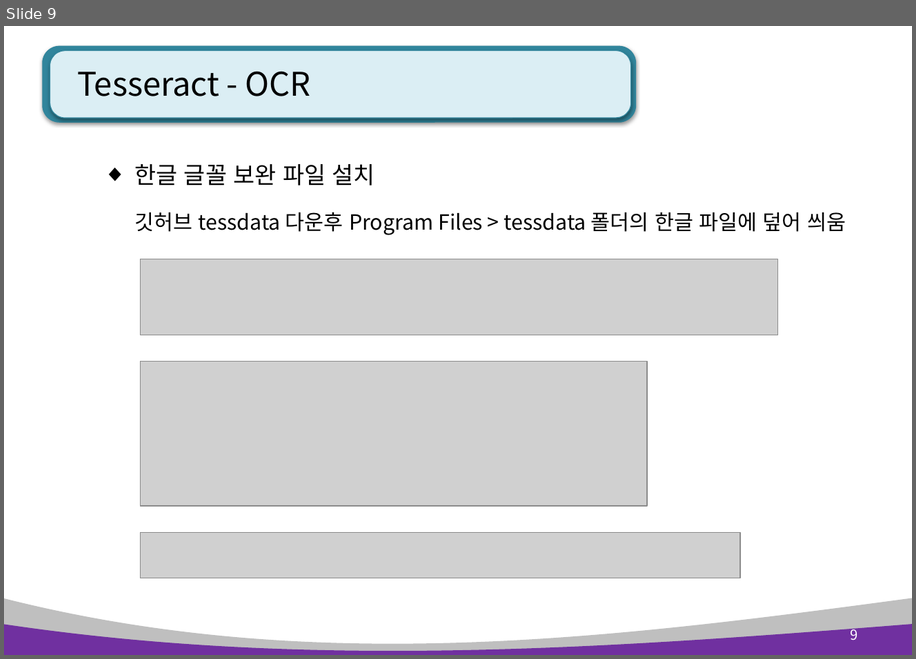
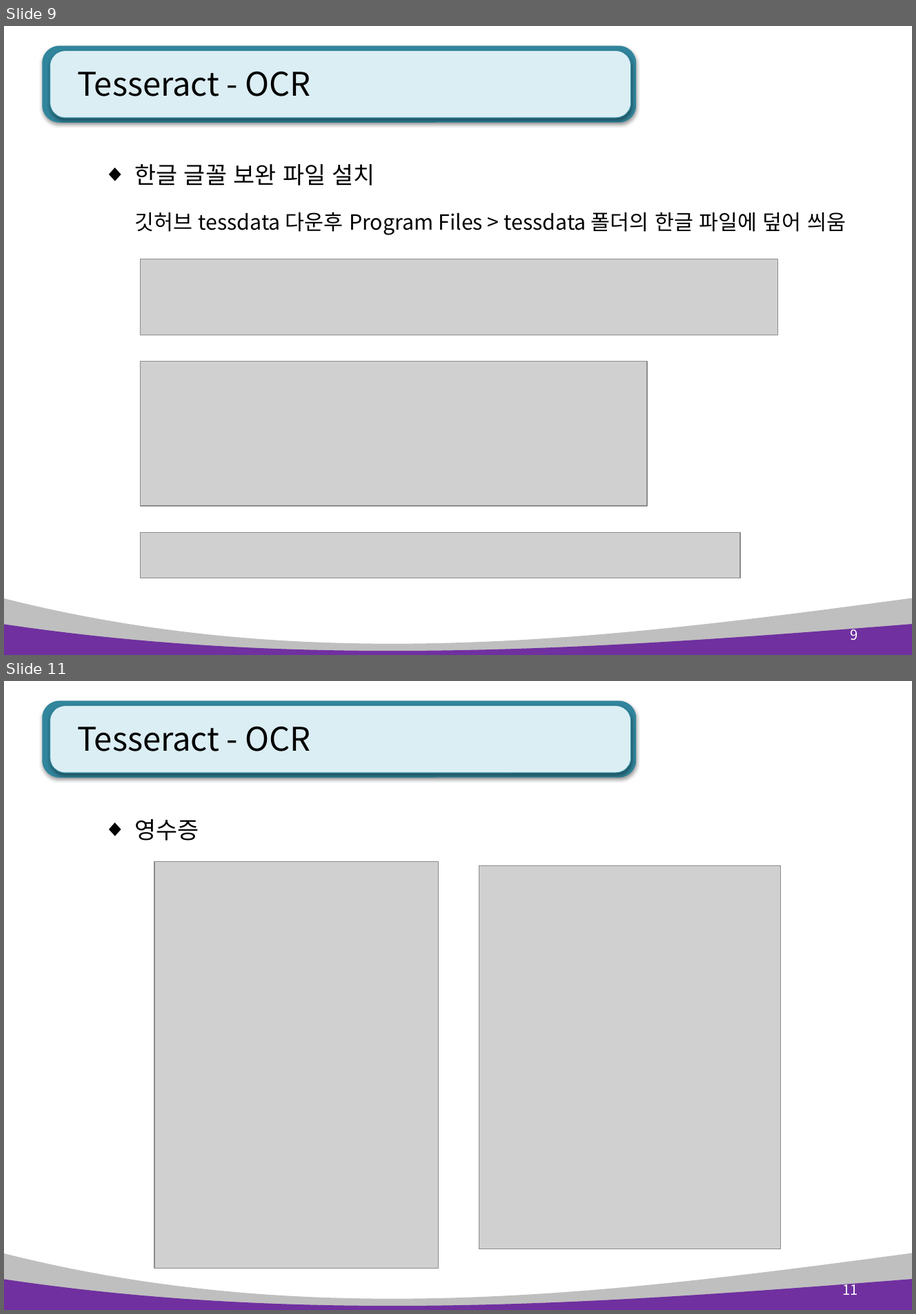
Before and after one commit to AhNyx/js_works, a slide deck: ppt/python_ppt/Python OCR.pptx. Shown one above the other, each under a label of ours: slide 9 before the commit, slides 9 and 11 after it; the slides between them are not shown. The pictures are 916x659 and 916x1314 pixels, drawn with LibreOffice and Linux fonts; fonts in the diff are those of the drawing; grey boxes stand for pictures. Boxes give left, top, right and bottom in pixels: in the first picture for what was removed or moved away, otherwise in the second. Text is boxed around its words. In the diff, an @@ line names an element or a change of style, - is before the commit and + after.

```diff
--- a/ppt/python_ppt/Python OCR.pptx
+++ b/ppt/python_ppt/Python OCR.pptx
@@ slide 11 added at box(4, 681, 912, 1310), background #FFFFFF; not listed: 4 template elements that a slide beside it also shows @@
@@ title added at box(77, 726, 311, 751), 28 pt, text #000000 @@
+Tesseract - OCR
@@ text added at box(134, 819, 199, 840), 20 pt, text #000000 @@
+◆ 영수증
@@ picture added at box(154, 861, 438, 1268) @@
@@ picture added at box(479, 865, 781, 1249) @@
@@ page number added at box(843, 1280, 858, 1294), 12 pt, text #FFFFFF @@
+11
```
Also in this commit, not shown: 2 slides changed, 5 other slides added, 52 other files.
